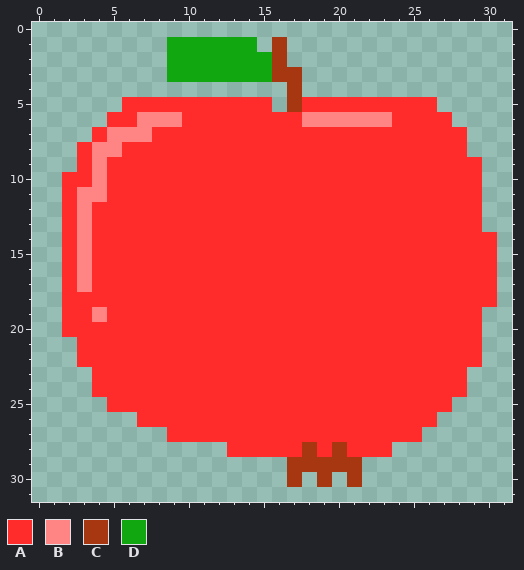
Pixel-art sprite -- game/Assets/Sprites/apple.png. That is the earlier state.
The file is 32x32 pixels. Colours within 5 levels of each other are drawn and written as one.
Palette (. is transparent): A #ff2c2b  B #ff8483  C #a73710  D #10a710
Pixels before, first column x 2:
 1 .......DDDDDD.C..............
 2 .......DDDDDDDC..............
 3 .......DDDDDDDCC.............
 4 ...............C.............
 5 ....AAAAAAAAAA.CAAAAAAAAA....
 6 ...AABBBAAAAAAAABBBBBBAAAA...
 7 ..ABBBAAAAAAAAAAAAAAAAAAAAA..
 8 .ABBAAAAAAAAAAAAAAAAAAAAAAA..
 9 .ABAAAAAAAAAAAAAAAAAAAAAAAAA.
10 AABAAAAAAAAAAAAAAAAAAAAAAAAA.
11 ABBAAAAAAAAAAAAAAAAAAAAAAAAA.
12 ABAAAAAAAAAAAAAAAAAAAAAAAAAA.
13 ABAAAAAAAAAAAAAAAAAAAAAAAAAA.
14 ABAAAAAAAAAAAAAAAAAAAAAAAAAAA
15 ABAAAAAAAAAAAAAAAAAAAAAAAAAAA
16 ABAAAAAAAAAAAAAAAAAAAAAAAAAAA
17 ABAAAAAAAAAAAAAAAAAAAAAAAAAAA
18 AAAAAAAAAAAAAAAAAAAAAAAAAAAAA
19 AABAAAAAAAAAAAAAAAAAAAAAAAAA.
20 AAAAAAAAAAAAAAAAAAAAAAAAAAAA.
21 .AAAAAAAAAAAAAAAAAAAAAAAAAAA.
22 .AAAAAAAAAAAAAAAAAAAAAAAAAAA.
23 ..AAAAAAAAAAAAAAAAAAAAAAAAA..
24 ..AAAAAAAAAAAAAAAAAAAAAAAAA..
25 ...AAAAAAAAAAAAAAAAAAAAAAA...
26 .....AAAAAAAAAAAAAAAAAAAA....
27 .......AAAAAAAAAAAAAAAAA.....
28 ...........AAAAACACAAA.......
29 ...............CCCCC.........
30 ...............C.C.C.........
After:
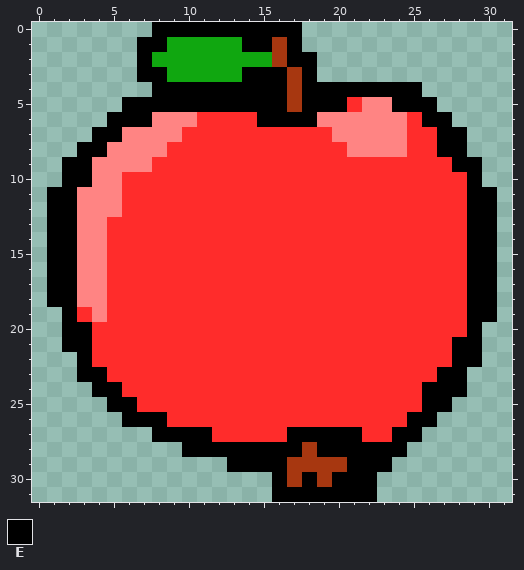
Colours new in this view: E #000000
Change:
Colour A gives way to colour B in row 5 at x 22 to 23; in row 6 at x 10 and 24; in row 7 at x 8 to 9 and 20 to 24; in row 8 at x 6 to 8 and 21 to 24; in row 9 at x 5 to 7; in rows 10 to 11 at x 5.
Colour A gives way to colour B in row 12 at x 4 to 5; in rows 13 to 17 at x 4; in row 18 at x 3 to 4.
The edit adds colour D in row 2 at x 8.
The edit adds colour E in row 0 at x 8 to 17; in row 1 at x 7 to 8, 15 and 17; in row 2 at x 7 and 17 to 18; in row 3 at x 7 to 8 and 18; in row 4 at x 8 to 16 and 18 to 25; in row 5 at x 16.
The edit adds colour E in row 9 at x 2; in rows 11 to 13 at x 1 and 30; in rows 14 to 18 at x 1; in row 19 at x 30; in row 21 at x 2; in row 23 at x 3.
The edit adds colour E in row 26 at x 6; in row 27 at x 8; in row 28 at x 10 to 12 and 24; in row 29 at x 13 to 16 and 22 to 23; in row 30 at x 16, 18, 20 and 22; in row 31 at x 16 to 22.
Colour A gives way to colour E in row 5 at x 6 to 15, 18 to 20 and 24 to 26; in row 6 at x 5 to 6, 15 to 17 and 26 to 27; in row 7 at x 4 and 27 to 28; in row 8 at x 3 and 27 to 28; in row 9 at x 3 and 28 to 29; in row 10 at x 2 to 3 and 29.
Colour A gives way to colour E in rows 11 to 13 at x 2 and 29; in rows 14 to 18 at x 2 and 29 to 30; in row 19 at x 2 and 29; in row 20 at x 2 to 3 and 29; in rows 21 to 22 at x 3 and 28 to 29; in row 23 at x 4 and 27 to 28.
Colour A gives way to colour E in row 24 at x 4 to 5 and 26 to 28; in row 25 at x 5 to 6 and 26 to 27; in row 26 at x 7 to 8 and 25 to 26; in row 27 at x 9 to 11, 17 to 21 and 24 to 25; in row 28 at x 13 to 17, 19 and 21 to 23.
Colour B gives way to colour E in row 6 at x 7 and 18; in row 7 at x 5; in row 8 at x 4.
Colour C gives way to colour E in row 3 at x 16; in row 28 at x 20; in rows 29 to 30 at x 21.
Colour D gives way to colour E in row 1 at x 14; in row 3 at x 14 to 15.
Where, in picture pixels (left, top, right, bottom), the same in both pictures:
changed: (47, 22, 497, 502)
